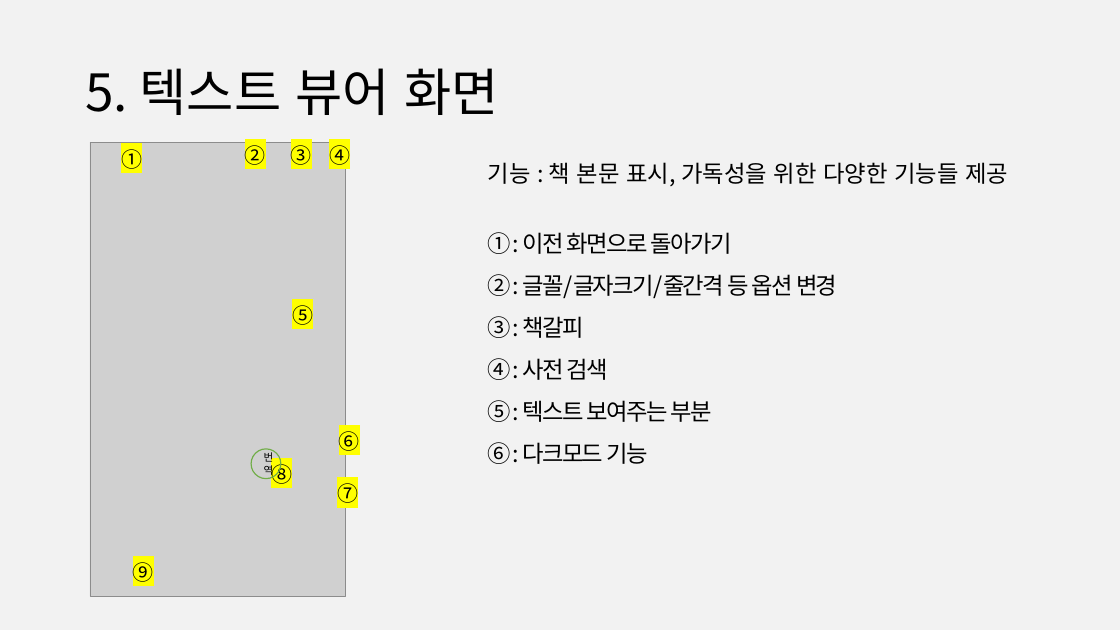
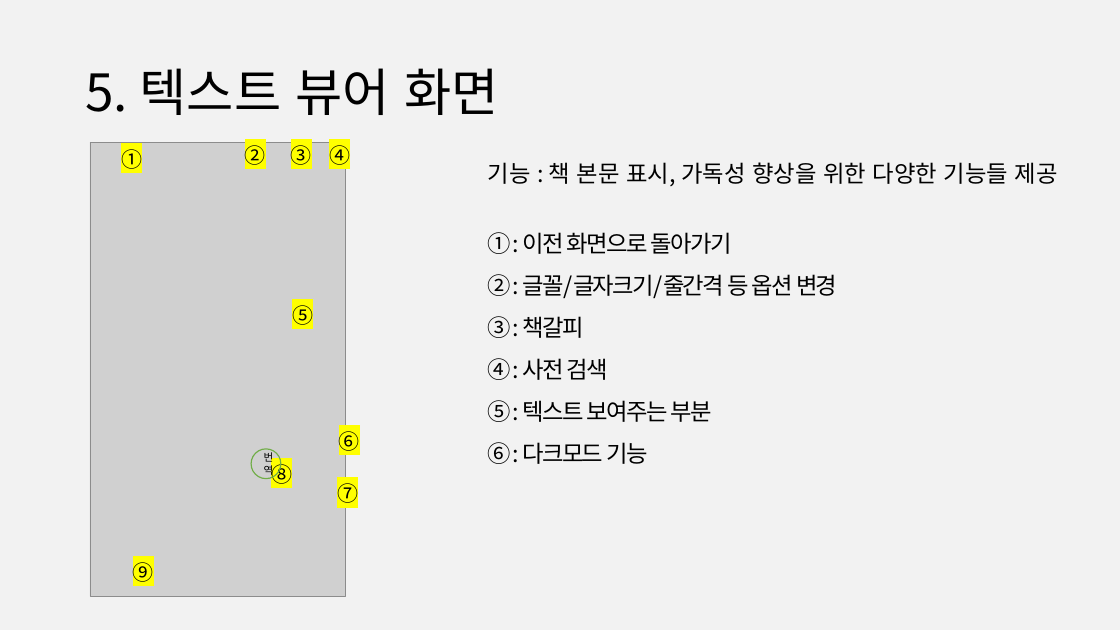
Before and after one commit to 888pocket/social-readbook-app, a slide deck: slide 11 of 보고서/사용자인터페이스(나) 제안발표ppt_3code.pptx. Drawn at 1120x630 pixels with LibreOffice and Linux fonts; fonts in the diff are those of the drawing; grey boxes stand for pictures. Boxes give left, top, right and bottom in pixels: in the first picture for what was removed or moved away, otherwise in the second. Text is boxed around its words. In the diff, an @@ line names an element or a change of style, - is before the commit and + after.

```diff
--- a/보고서/사용자인터페이스(나) 제안발표ppt_3code.pptx
+++ b/보고서/사용자인터페이스(나) 제안발표ppt_3code.pptx
@@ text at [488, 162, 1058, 186]: text changed @@
-기능 : 책 본문 표시, 가독성을 위한 다양한 기능들 제공
+기능 : 책 본문 표시, 가독성 향상을 위한 다양한 기능들 제공
```
Also in this commit, not shown: 5 other slides changed.
